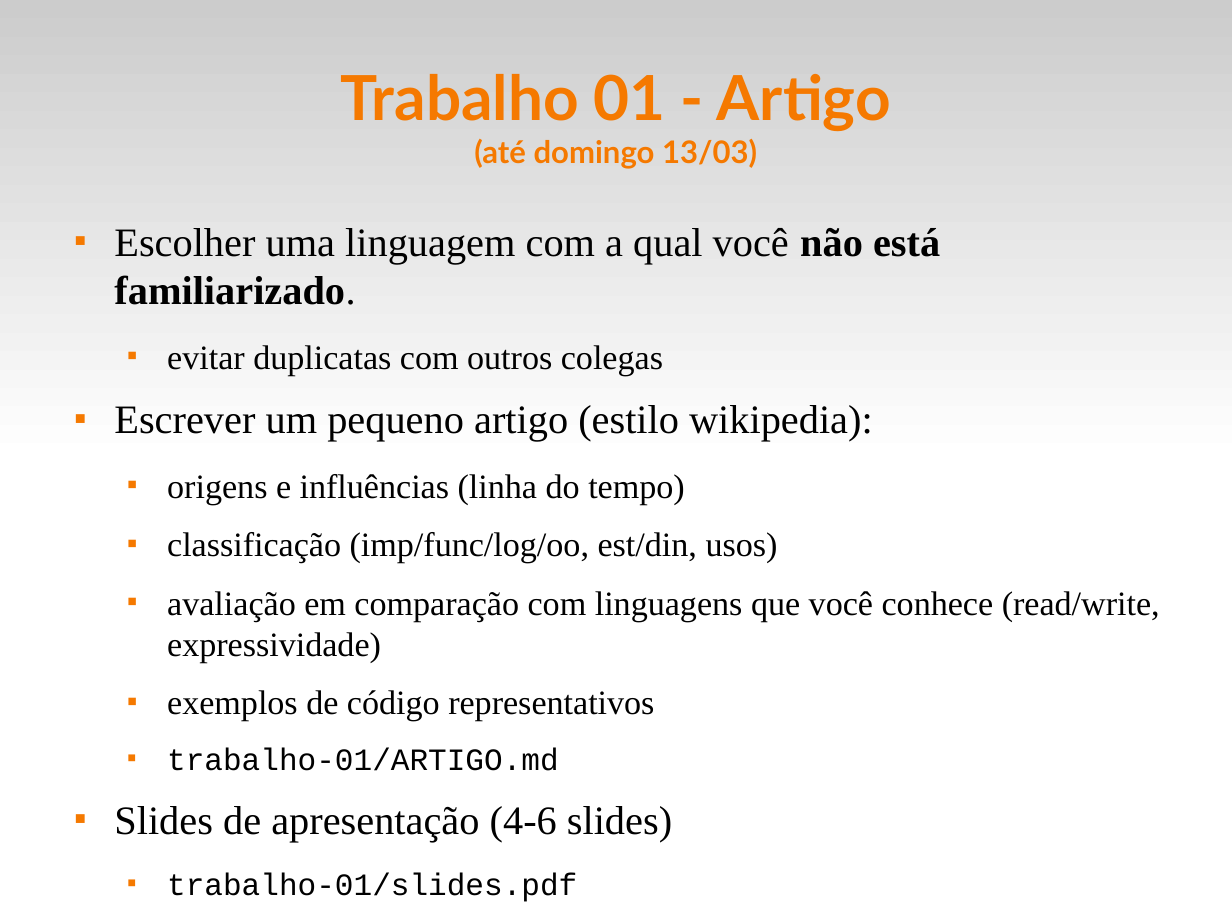
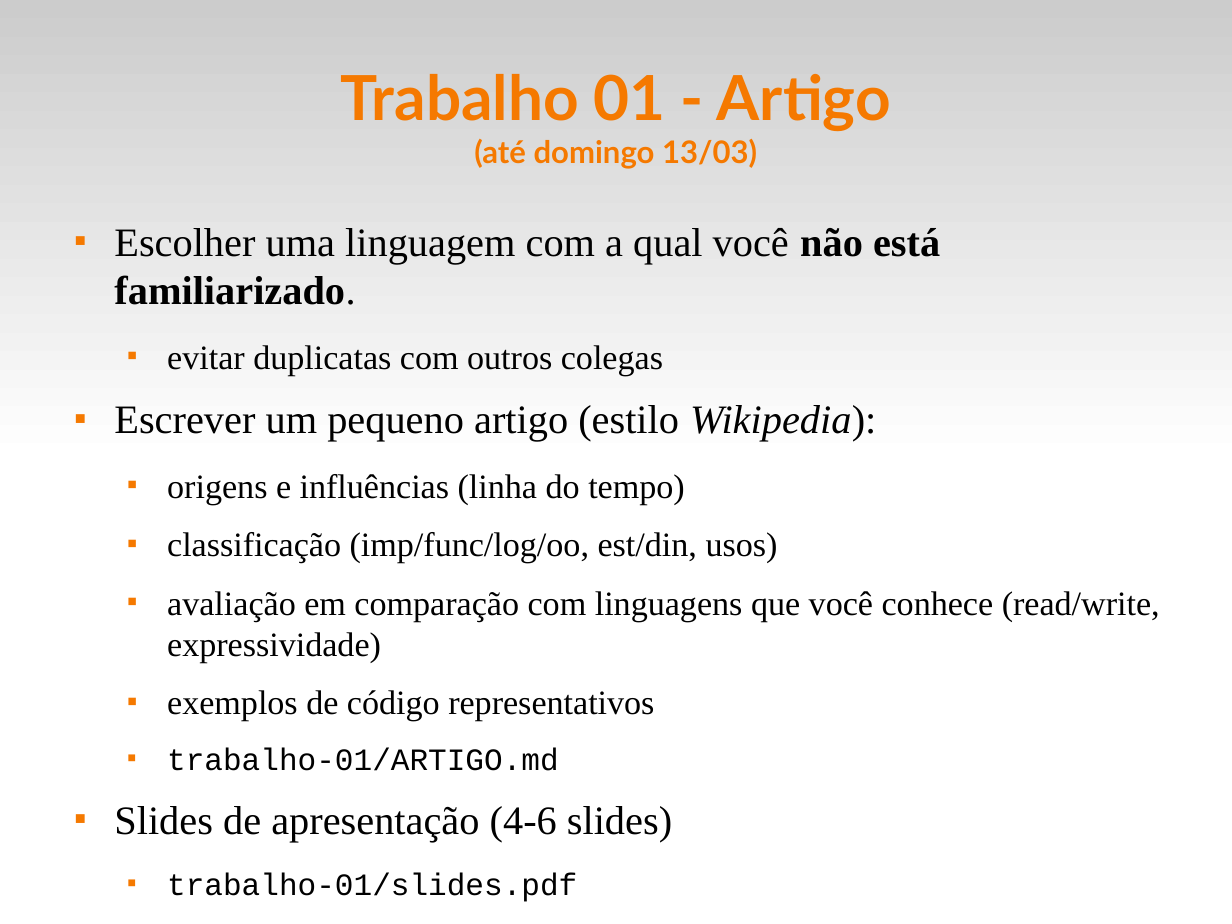
Before and after one commit to fsantanna-uerj/EDL, a slide deck: slide 4 of slides/edl-02.odp. Drawn at 1232x924 pixels with LibreOffice and Linux fonts; fonts in the diff are those of the drawing. Boxes give left, top, right and bottom in pixels: in the first picture for what was removed or moved away, otherwise in the second. Text is boxed around its words. In the diff, an @@ line names an element or a change of style, - is before the commit and + after.

```diff
--- a/slides/edl-02.odp
+++ b/slides/edl-02.odp
@@ text at (x1=114, y1=405, x2=876, y2=442): text changed @@
-■ Escrever um pequeno artigo (estilo wikipedia):
+■ Escrever um pequeno artigo (estilo Wikipedia):
```
Also in this commit, not shown: 1 slide added, 4 other files.
